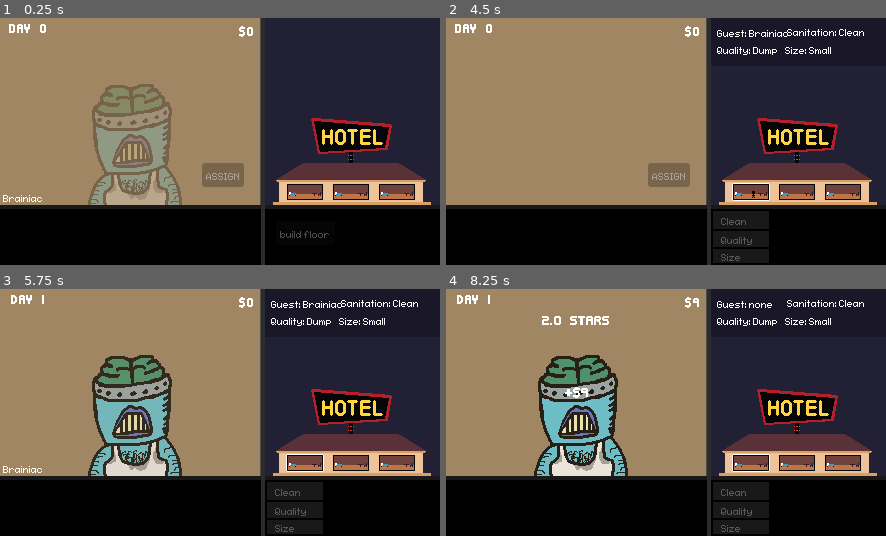
Above: before the commit, frames 1-4 (two rows, left to right).
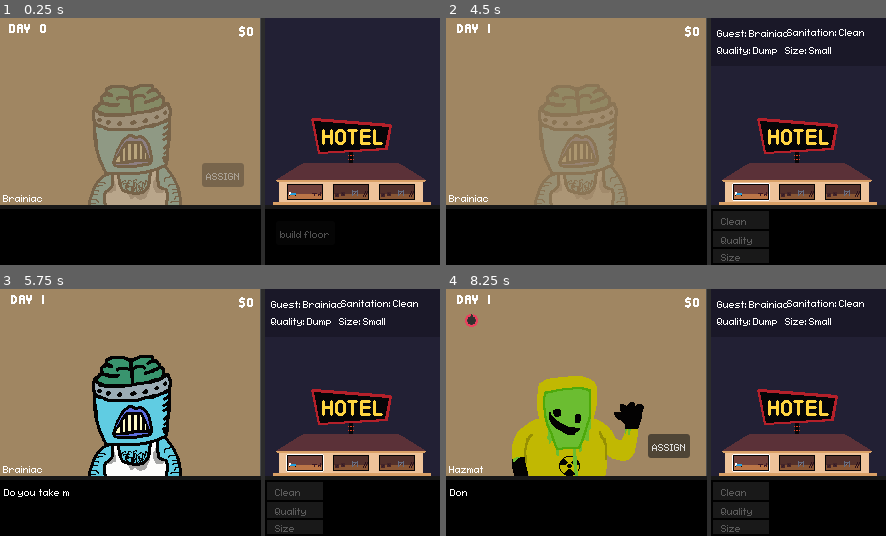
Above: after the commit, the same moments.

Repository: fawfle/brackeys-2026.1
Game: Godot game, scene res://scenes/game_scene.tscn
Two runs of this game, one before a commit and one after it. Both use one fixed random seed, a clock stepped at 60 frames per second and the inputs below.
Inputs (mouse positions are in pixels of both pictures, inside the frame that each line leads up to):
- Up to frame 1 (0.25 s): no input
- Up to frame 2 (4.5 s): click "build floor" at 0.5 s; click (578, 235) at 1.25 s; click (798, 111) at 2 s; click (749, 190) at 2.77 s; click "ASSIGN" at 3.5 s; tap Enter at 4.25, 4.35 s; move the mouse to (762, 129) at 4.27 s; hold Right from 4.28 s (still down)
- Up to frame 3 (5.75 s): move the mouse to (132, 424) at 5.02 s; release Right at 5.03 s; tap Enter at 5.1 s
- Up to frame 4 (8.25 s): move the mouse to (710, 358) at 5.77 s; hold Right 5.78-7.28 s; tap Backspace at 5.85 s; tap Enter at 6.05, 6.8, 7.55, 8.1 s; move the mouse to (644, 461) at 6.52 s; tap 0 at 6.6 s; move the mouse to (798, 449) at 7.27 s; tap 9 at 7.35 s; move the mouse to (534, 375) at 8.02 s

The runs differ from the first frame. In frame 1, 0.9% of the frame differs, in the area x 75-95%, y 67-74%; in frame 2, 2.1%; in frame 3, 9.1%; in frame 4, 13%, in the area x 0-95%, y 4-84%.

Commit message:
wip room construction

Diff:
--- /dev/null
+++ b/scenes/hotel/hotel_floor.gd
@@ -0,0 +1,7 @@
+class_name HotelFloor extends Control
+
+@onready var floor_rooms: Array[Room] = [$RoomLeft, $RoomCenter, $RoomRight]
+
+func set_floor(floor_num: int):
+	for room in floor_rooms:
+		room.y = floor_num
--- a/scenes/hotel/hotel_floor.tscn
+++ b/scenes/hotel/hotel_floor.tscn
@@ -1,5 +1,6 @@
 [gd_scene format=3 uid="uid://c8k3aq1jiy6n4"]
 
+[ext_resource type="Script" uid="uid://c8d3pdjmnfpbd" path="res://scenes/hotel/hotel_floor.gd" id="1_gjdv0"]
 [ext_resource type="Texture2D" uid="uid://uis5ivvjdk41" path="res://sprites/ui/hotel_floor.png" id="1_gwgvw"]
 [ext_resource type="PackedScene" uid="uid://4gii0y616804" path="res://scenes/hotel/room.tscn" id="2_m85jg"]
 
@@ -9,6 +10,7 @@
 offset_right = 150.0
 offset_bottom = 22.0
 mouse_filter = 2
+script = ExtResource("1_gjdv0")
 
 [node name="Sprite2D" type="TextureRect" parent="." unique_id=1718914511]
 layout_mode = 1
--- a/scenes/hotel/hotel_menu.gd
+++ b/scenes/hotel/hotel_menu.gd
@@ -5,11 +5,20 @@
 @onready var roof: Sprite2D = $Roof
 
 ## offset of roof from floor size steps
-const ROOF_OFFSET: int = 1
+const ROOF_INITIAL_POSITION: int = -43
 ## size of floor in pixels
 const FLOOR_SIZE: int = 22
 
-func add_floor(floors: int):
-	if floors > 5: return
+## offset for floors
+const FLOOR_INITIAL_POSITION: Vector2 = Vector2(-75, -22)
+const FLOOR_OFFSET: Vector2 = Vector2(0, -22)
 
-	roof.position.y = (floors * -FLOOR_SIZE) + ROOF_OFFSET
+func add_floor(floor_to_add: int):
+	if floor_to_add > 5: return
+	roof.position.y = ROOF_INITIAL_POSITION + ((floor_to_add - 1) * -FLOOR_SIZE)
+
+	var hotel_floor: HotelFloor = floor_scene.instantiate()
+	hotel_floor.set_floor(floor_to_add)
+	add_child(hotel_floor)
+
+	hotel_floor.position = FLOOR_INITIAL_POSITION + FLOOR_OFFSET * (floor_to_add - 1)
--- a/scenes/hotel/room.tscn
+++ b/scenes/hotel/room.tscn
@@ -2,6 +2,7 @@
 
 [ext_resource type="Script" uid="uid://bfjv0sjmcksyh" path="res://scripts/room.gd" id="1_4oh1f"]
 [ext_resource type="Texture2D" uid="uid://c4sqydxoo0nlf" path="res://sprites/ui/room.png" id="2_3qhai"]
+[ext_resource type="Texture2D" uid="uid://bas8r7ai7030r" path="res://sprites/ui/room_construction.png" id="2_m5k2i"]
 [ext_resource type="Texture2D" uid="uid://ctj8sgrdkpxe5" path="res://sprites/ui/room_hovered.png" id="3_u8qe1"]
 [ext_resource type="Texture2D" uid="uid://cvk01ed1din40" path="res://sprites/ui/guest-icon.png" id="3_xw5ef"]
 [ext_resource type="Script" uid="uid://b8p8qqudnkfqb" path="res://scenes/hotel/guest_indicator.gd" id="4_bn68h"]
@@ -11,6 +12,8 @@
 layout_mode = 3
 anchors_preset = 0
 script = ExtResource("1_4oh1f")
+room_construction_texture = ExtResource("2_m5k2i")
+room_dump_texture = ExtResource("2_3qhai")
 
 [node name="RoomSprite" type="Sprite2D" parent="." unique_id=1364284177]
 texture = ExtResource("2_3qhai")
@@ -22,13 +25,15 @@
 anchor_top = -0.68700004
 anchor_right = 0.1
 anchor_bottom = 0.693
-offset_left = -22.0
-offset_top = -12.0
-offset_right = 22.0
-offset_bottom = 12.0
+offset_left = -19.0
+offset_top = -9.0
+offset_right = 19.0
+offset_bottom = 9.0
 grow_horizontal = 2
 grow_vertical = 2
 texture_hover = ExtResource("3_u8qe1")
+ignore_texture_size = true
+stretch_mode = 3
 
 [node name="GuestIndicator" type="Sprite2D" parent="." unique_id=1629362180]
 texture = ExtResource("3_xw5ef")
--- a/scripts/debug.gd
+++ b/scripts/debug.gd
@@ -6,6 +6,10 @@
 var input_num: String = ""
 
 var debug_mode: bool = false
+
+func _ready() -> void:
+	if Engine.is_editor_hint:
+		debug_mode = true
 
 func _input(event: InputEvent) -> void:
 	if event is not InputEventKey: return;
@@ -42,7 +46,7 @@
 			print("DEBUG: ADDING GUEST " + guest.name + " TO QUEUE.")
 			GameManager.inst.guest_assign_queue.push_back(guest)
 		else:
-			push_error("Guest name \'" + guest.name + "\' entered in command was not found")
+			push_error("Guest name \'" + input_command.substr(1) + "\' entered in command was not found")
 	elif input_command[0] == "m":
 		print("DEBUG: ADDING MONEY")
 		GameManager.inst.money += int(input_num)
--- a/scripts/hotel_manager.gd
+++ b/scripts/hotel_manager.gd
@@ -45,6 +45,9 @@
 	room_upgrade_menu.visible = false
 	room_info_menu.visible = false
 
+	## give player 1 room to start
+	get_room(Vector2i(0, 0)).built = true
+
 func _on_select_room(room: Room):
 	selected_room = room
 	room_upgrade_menu.visible = room != null
@@ -86,3 +89,12 @@
 	if GameManager.inst.purchase_upgrade(UpgradeCosts.FLOOR[floors]):
 		floors += 1
 		hotel_menu.add_floor(floors)
+
+func get_room(location: Vector2i) -> Room:
+	var rooms: Array[Node] = get_tree().get_nodes_in_group("room")
+
+	for room: Room in rooms:
+		if room.location == location:
+			return room
+
+	return null
--- a/scripts/room.gd
+++ b/scripts/room.gd
@@ -7,7 +7,17 @@
 @onready var focus_outline: Sprite2D = $FocusOutline
 
 ## location of room in hotel. Starts at 0,0 from bottom left. Floor is location.y
-@export var location: Vector2 = Vector2.ZERO
+@export var location: Vector2i = Vector2i.ZERO
+
+@export var built: bool = false:
+	get: return built
+	set(value):
+		built = value
+		update_room_sprite()
+
+@onready var room_sprite:Sprite2D = $RoomSprite
+@export var room_construction_texture: Texture
+@export var room_dump_texture: Texture
 
 var guest: Guest = null:
 	get: return guest
@@ -22,6 +32,8 @@
 	focus_outline.visible = false
 
 	Globals.select_room.connect(_on_room_select)
+
+	update_room_sprite()
 
 var occupied: bool:
 	get: return guest != null
@@ -54,6 +66,13 @@
 	var g: Guest = guest;
 	guest = null
 	return g
+
+func update_room_sprite():
+	if not built:
+		room_sprite.texture = room_construction_texture
+		return
+
+	room_sprite.texture = room_dump_texture
 
 ## makes room messier, mostly for when guests leave
 func decrease_sanitation():
Not shown, added: scenes/hotel/hotel_floor.gd.uid
Binary file added: sprites/ui/room_construction.png
Not shown, added: sprites/ui/room_construction.png.import
Binary file changed: sprites/ui/source/room.aseprite
